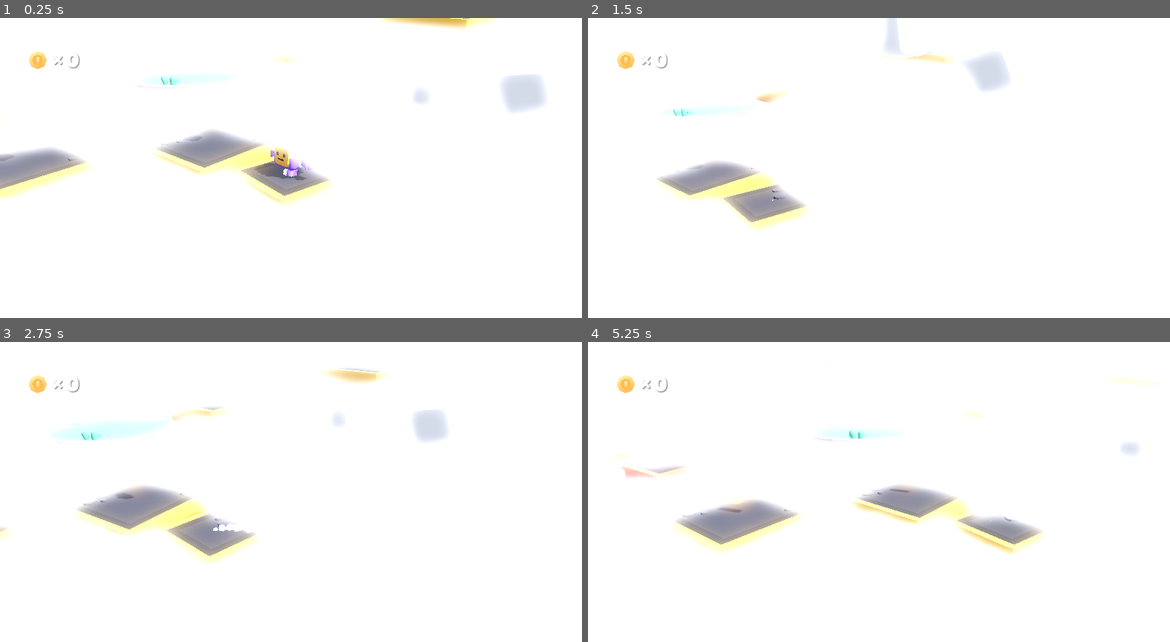
Above: before the commit, frames 1-4 (two rows, left to right).
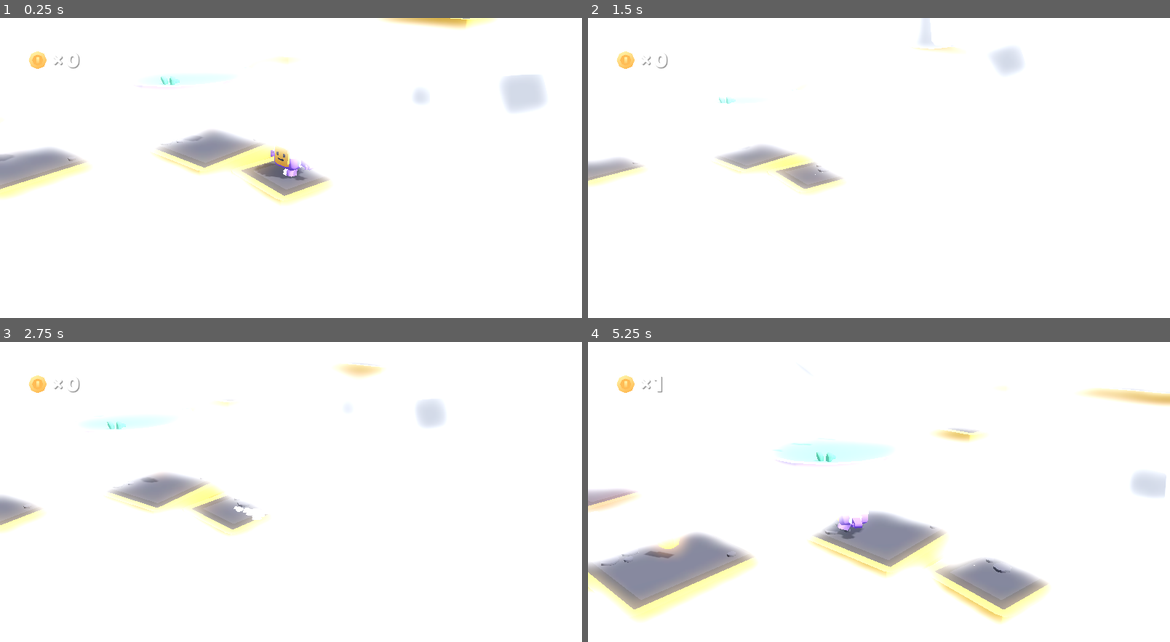
Above: after the commit, the same moments.

Repository: imvenx/platformer-example-godot4-arcanepad
Game: Godot game, scene res://scenes/Main/Main.tscn
Two runs of this game, one before a commit and one after it. Both use one fixed random seed, a clock stepped at 60 frames per second and the inputs below.
Inputs (mouse positions are in pixels of both pictures, inside the frame that each line leads up to):
- Up to frame 1 (0.25 s): no input
- Up to frame 2 (1.5 s): move the mouse to (1007, 165) at 0.52 s; hold D (move_right) 0.53-1.28 s; tap Space (jump) at 0.6, 0.77, 1.07 s; click (1007, 165) at 0.67 s; move the mouse to (762, 198) at 1.27 s; hold S (move_back) from 1.28 s (still down); tap Down (camera_down) at 1.35 s; click (762, 198) at 1.42 s
- Up to frame 3 (2.75 s): tap Space (jump) at 1.52, 1.55, 1.82, 2.3 s; move the mouse to (349, 435) at 2.02 s; release S (move_back) at 2.03 s; hold D (move_right) from 2.03 s (still down); tap Left (camera_left) at 2.1 s; click (349, 435) at 2.17 s
- Up to frame 4 (5.25 s): move the mouse to (849, 570) at 2.77 s; release D (move_right) at 2.78 s; hold W (move_forward) 2.78-3.53 s; tap Right (camera_right) at 2.85 s; click (849, 570) at 2.92 s; tap Space (jump) at 3.02, 3.05, 3.32, 3.77, 3.8, 4.07, 4.35, 4.52, 4.82 s; move the mouse to (1053, 555) at 3.52 s; hold A (move_left) 3.53-5.03 s; tap Up (camera_up) at 3.6 s; click (1053, 555) at 3.67 s; move the mouse to (704, 456) at 4.27 s; click (704, 456) at 4.42 s; move the mouse to (908, 504) at 5.02 s; hold S (move_back) from 5.03 s (still down); tap Down (camera_down) at 5.1 s; click (908, 504) at 5.17 s

The runs differ from the first frame. In frame 2, 6.5% of the frame differs, in the area x 0-75%, y 0-71%; in frame 3, 7.1%; in frame 4, 19%, in the area x 0-100%, y 11-94%.

Commit message:
improve gamepad

Diff:
--- a/scenes/Pad/AttackButton.gd
+++ /dev/null
@@ -1,5 +0,0 @@
-extends Button
-
-
-func _ready():
-    connect("pressed", func(): Arcane.msg.emitToViews(AEvents.ArcaneBaseEvent.new("Attack")))
--- /dev/null
+++ b/scenes/Pad/DPadCont.gd
@@ -0,0 +1 @@
+extends ColorRect
--- /dev/null
+++ b/scenes/Pad/DPadContButton.gd
@@ -0,0 +1,15 @@
+extends Button
+
+
+var isButtonDown:bool = false
+
+
+func _on_button_down():
+    isButtonDown = true
+
+
+func _input(event):
+    if !isButtonDown: return
+    if event is InputEventScreenTouch or event is InputEventMouseButton:
+        if event.pressed:
+            $DPad.position = event.position
--- /dev/null
+++ b/scenes/Pad/JumpButton.gd
@@ -0,0 +1,5 @@
+extends Button
+
+
+func _ready():
+    connect("pressed", func(): Arcane.msg.emitToViews(AEvents.ArcaneBaseEvent.new("Jump")))
--- a/scenes/Pad/Pad.gd
+++ b/scenes/Pad/Pad.gd
@@ -1,18 +1,9 @@
 extends Control
 
 func _ready():
-    Arcane.init(self, {"deviceType": "pad", "padOrientation": "portrait"})
-
+    Arcane.init(self, { "deviceType": "pad" })
     Arcane.msg.on(AEventName.ArcaneClientInitialized, onArcaneClientInitialized)
-
-    Arcane.msg.on("HelloFromView", onHelloFromView)
 
 
 func onArcaneClientInitialized(initialState: AModels.InitialState):
-    print(initialState.pads)
-    AUtils.writeToScreen(self, "Arcane Client Initialized")
-
-
-func onHelloFromView():
-    AUtils.writeToScreen(self, "View Says Hello")
-    Arcane.pad.vibrate(200)
+    pass
--- a/scenes/Pad/Pad.tscn
+++ b/scenes/Pad/Pad.tscn
@@ -1,51 +1,83 @@
-[gd_scene load_steps=6 format=3 uid="uid://c053s22k8v8d5"]
+[gd_scene load_steps=5 format=3 uid="uid://c053s22k8v8d5"]
 
-[ext_resource type="Script" path="res://Scenes/Pad/Pad.gd" id="1_6lrkq"]
-[ext_resource type="Script" path="res://Scenes/Pad/CalibratePointerTopLeftButton.gd" id="2_l34s1"]
-[ext_resource type="Script" path="res://Scenes/Pad/CalibratePointerBottomRightButton.gd" id="3_6p1dl"]
-[ext_resource type="Script" path="res://Scenes/Pad/CalibrateRotationButton.gd" id="4_au57t"]
-[ext_resource type="Script" path="res://Scenes/Pad/AttackButton.gd" id="4_dkd3i"]
+[ext_resource type="Script" path="res://scenes/Pad/DPadContButton.gd" id="1_ngt8u"]
+[ext_resource type="Script" path="res://scenes/Pad/JumpButton.gd" id="2_g2dbf"]
 
-[node name="VBoxContainer" type="VBoxContainer"]
-modulate = Color(0.305882, 0.509804, 1, 1)
-self_modulate = Color(0.803922, 0.423529, 0.921569, 1)
+[sub_resource type="StyleBoxFlat" id="StyleBoxFlat_bhn0d"]
+bg_color = Color(0.0562968, 0.685081, 0.736676, 0.745098)
+
+[sub_resource type="StyleBoxFlat" id="StyleBoxFlat_jbsfl"]
+bg_color = Color(1, 0.392157, 0.392157, 1)
+
+[node name="HBoxContainer" type="HBoxContainer"]
 anchors_preset = 15
 anchor_right = 1.0
 anchor_bottom = 1.0
 grow_horizontal = 2
 grow_vertical = 2
-theme_override_constants/separation = 10
-alignment = 1
-script = ExtResource("1_6lrkq")
 
-[node name="CalibratePointerTopLeftButton" type="Button" parent="."]
+[node name="DPadContButton" type="Button" parent="."]
+layout_mode = 2
+size_flags_horizontal = 3
+theme_override_styles/normal = SubResource("StyleBoxFlat_bhn0d")
+script = ExtResource("1_ngt8u")
+
+[node name="DPad" type="Control" parent="DPadContButton"]
+layout_mode = 1
+anchors_preset = 8
+anchor_left = 0.5
+anchor_top = 0.5
+anchor_right = 0.5
+anchor_bottom = 0.5
+grow_horizontal = 2
+grow_vertical = 2
+
+[node name="ColorRect" type="ColorRect" parent="DPadContButton/DPad"]
+layout_mode = 1
+anchors_preset = 8
+anchor_left = 0.5
+anchor_top = 0.5
+anchor_right = 0.5
+anchor_bottom = 0.5
+offset_left = -100.0
+offset_top = -100.0
+offset_right = 100.0
+offset_bottom = 100.0
+grow_horizontal = 2
+grow_vertical = 2
+rotation = 0.785398
+scale = Vector2(1.5, 1.5)
+pivot_offset = Vector2(100, 100)
+size_flags_horizontal = 3
+mouse_filter = 2
+color = Color(0, 0, 0, 1)
+
+[node name="ColorRect" type="ColorRect" parent="DPadContButton/DPad/ColorRect"]
+layout_mode = 1
+anchors_preset = 8
+anchor_left = 0.5
+anchor_top = 0.5
+anchor_right = 0.5
+anchor_bottom = 0.5
+offset_left = -100.0
+offset_top = -100.0
+offset_right = 100.0
+offset_bottom = 100.0
+grow_horizontal = 2
+grow_vertical = 2
+rotation = 0.785398
+pivot_offset = Vector2(100, 100)
+size_flags_horizontal = 3
+mouse_filter = 2
+color = Color(0, 0, 0, 1)
+
+[node name="JumpButton" type="Button" parent="."]
 custom_minimum_size = Vector2(0, 100)
 layout_mode = 2
-size_flags_vertical = 3
+size_flags_horizontal = 3
 theme_override_font_sizes/font_size = 40
-text = "Calibrate Pointer Top Left"
-script = ExtResource("2_l34s1")
+theme_override_styles/normal = SubResource("StyleBoxFlat_jbsfl")
+text = "JUMP"
+script = ExtResource("2_g2dbf")
 
-[node name="CalibratePointerBottomRightButton" type="Button" parent="."]
-custom_minimum_size = Vector2(0, 100)
-layout_mode = 2
-size_flags_vertical = 3
-theme_override_font_sizes/font_size = 40
-text = "Calibrate Pointer Bottom Right"
-script = ExtResource("3_6p1dl")
-
-[node name="AttackButton" type="Button" parent="."]
-custom_minimum_size = Vector2(0, 100)
-layout_mode = 2
-size_flags_vertical = 3
-theme_override_font_sizes/font_size = 40
-text = "Attack!"
-script = ExtResource("4_dkd3i")
-
-[node name="CalibrateRotationButton" type="Button" parent="."]
-custom_minimum_size = Vector2(0, 100)
-layout_mode = 2
-size_flags_vertical = 3
-theme_override_font_sizes/font_size = 40
-text = "Calibrate Rotation"
-script = ExtResource("4_au57t")
+[connection signal="button_down" from="DPadContButton" to="DPadContButton" method="_on_button_down"]
--- a/scenes/View/View.gd
+++ b/scenes/View/View.gd
@@ -3,7 +3,7 @@
 var players := []
 var gameStarted := false
 var isGamePaused := false
-var playerScene = preload("res://Scenes/View/Player/Player.tscn")
+var player = preload("res://objects/player.tscn")
 
 func _ready():
     Arcane.init(self, { "deviceType": "view", "logLevel": "verbose" })
@@ -11,40 +11,42 @@
     Arcane.msg.on(AEventName.ArcaneClientInitialized, onArcaneClientInitialized)
 
 func onArcaneClientInitialized(initialState: AModels.InitialState):
+    for pad in initialState.pads:
+        #createPlayer(pad)
+        $Player.initialize(initialState.pads[0])
 
-    #for pad in initialState.pads: createPlayer(pad)
-    $Player.initialize(initialState.pads[0])
-
-    #Arcane.msg.on(AEventName.IframePadConnect, onIframePadConnect)
+    if(initialState.pads.size() < 1):
+        Arcane.msg.on(AEventName.IframePadConnect, onIframePadConnect)
     #Arcane.msg.on(AEventName.IframePadDisconnect, onIframePadDisconnect)
 
 
 func onIframePadConnect(e):
-    var playerExists = players.any(func(player): return player.pad.iframeId == e.iframeId)
-    if playerExists: return
 
+    #var playerExists = players.any(func(player): return player.pad.iframeId == e.iframeId)
+    #if playerExists: return
     var pad = ArcanePad.new(e.deviceId, e.internalId, e.iframeId, true, e.user)
-    createPlayer(pad)
+    #createPlayer(pad)
+    $Player.initialize(pad)
 
 
-func onIframePadDisconnect(event):
-    var player = null
-    for _player in players:
-        if _player.pad.iframeId == event.iframeId:
-            player = _player
-            break
-
-    if player == null:
-        push_error("Player not found to remove on disconnect")
-        return
-
-    destroy_player(player)
+#func onIframePadDisconnect(event):
+    #var player = null
+    #for _player in players:
+        #if _player.pad.iframeId == event.iframeId:
+            #player = _player
+            #break
+            #
+    #if player == null:
+        #push_error("Player not found to remove on disconnect")
+        #return
+#
+    #destroy_player(player)
 
 
 func createPlayer(pad):
     if(AUtils.isNullOrEmpty(pad.iframeId)): return
 
-    var newPlayer = playerScene.instantiate()
+    var newPlayer = player.instantiate()
     print(newPlayer)
     newPlayer.initialize(pad)
     add_child(newPlayer)
--- a/scenes/main.tscn
+++ b/scenes/main.tscn
@@ -36,7 +36,7 @@
 target = NodePath("../Player")
 
 [node name="Camera" type="Camera3D" parent="View"]
-transform = Transform3D(1, 0, 0, 0, 1, 0, 0, 0, 1, 0, 0, 10)
+transform = Transform3D(1, 0, 0, 0, 1, -3.57628e-07, 0, 0, 1, 0, 9.53674e-07, 10)
 current = true
 fov = 40.0
 
--- a/scripts/player.gd
+++ b/scripts/player.gd
@@ -30,7 +30,7 @@
 # Functions
 func initialize(_pad:ArcanePad) -> void:
     pad = _pad
-    pad.on("Attack", jump)
+    pad.on("Jump", onJump)
 
 func _physics_process(delta):
 
@@ -103,13 +103,16 @@
     input.x = Input.get_axis("move_left", "move_right")
     input.z = Input.get_axis("move_forward", "move_back")
 
-    input = input.rotated(Vector3.UP, view.rotation.y).normalized()
+    #input = input.rotated(Vector3.UP, view.rotation.y).normalized()
 
     movement_velocity = input * movement_speed * delta
 
     # Jumping
 
-    if Input.is_action_just_pressed("jump"):
+    if Input.is_action_just_pressed("jump"): onJump()
+
+
+func onJump():
 
         if jump_single or jump_double:
             Audio.play("res://sounds/jump.ogg")
@@ -123,7 +126,6 @@
 
         if(jump_single): jump()
 
-# Handle gravity
 
 func handle_gravity(delta):
 
@@ -134,7 +136,6 @@
         jump_single = true
         gravity = 0
 
-# Jumping
 
 func jump():
 
--- a/scripts/view.gd
+++ b/scripts/view.gd
@@ -26,10 +26,11 @@
 
     # Set position and rotation to targets
 
+    if target == null: return
     self.position = self.position.lerp(target.position, delta * 4)
     rotation_degrees = rotation_degrees.lerp(camera_rotation, delta * 6)
 
-    camera.position = camera.position.lerp(Vector3(0, 0, zoom), 8 * delta)
+    #camera.position = camera.position.lerp(Vector3(0, 0, zoom), 8 * delta)
 
     handle_input(delta)
 
